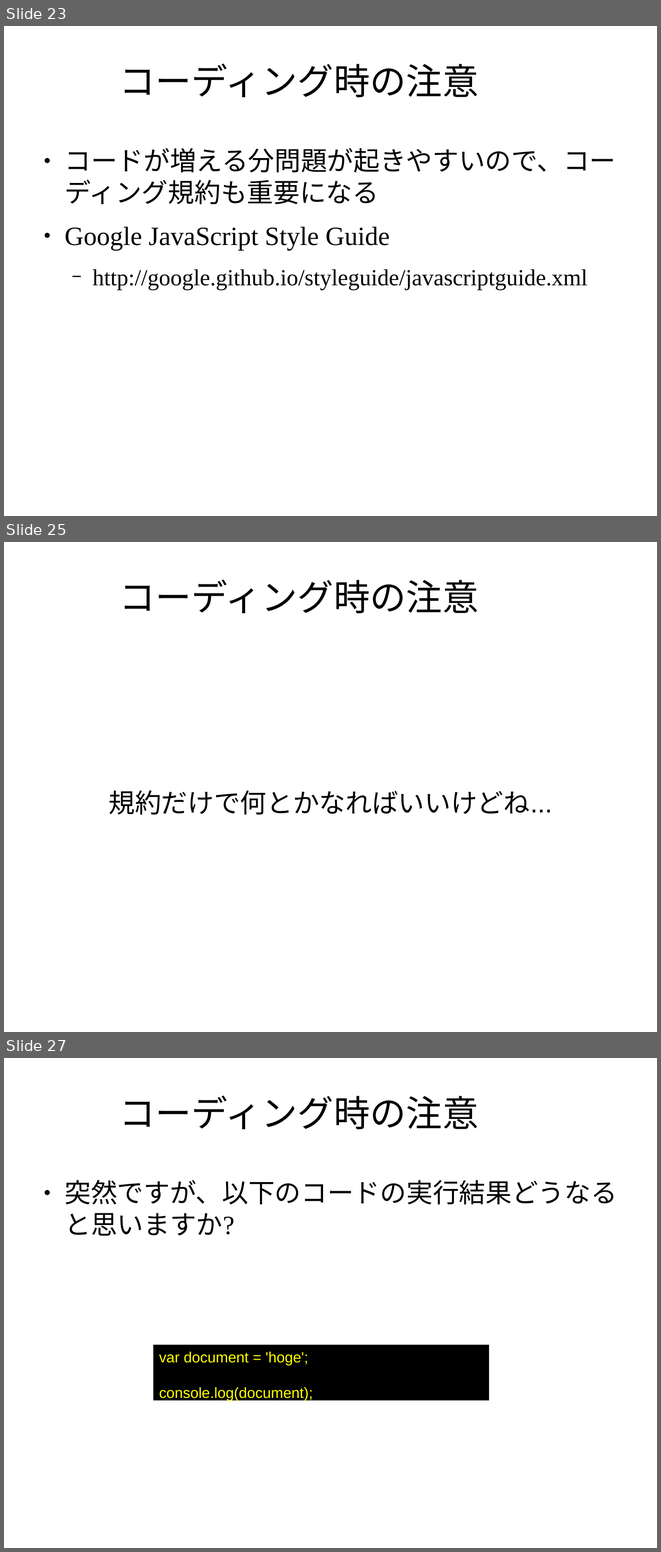
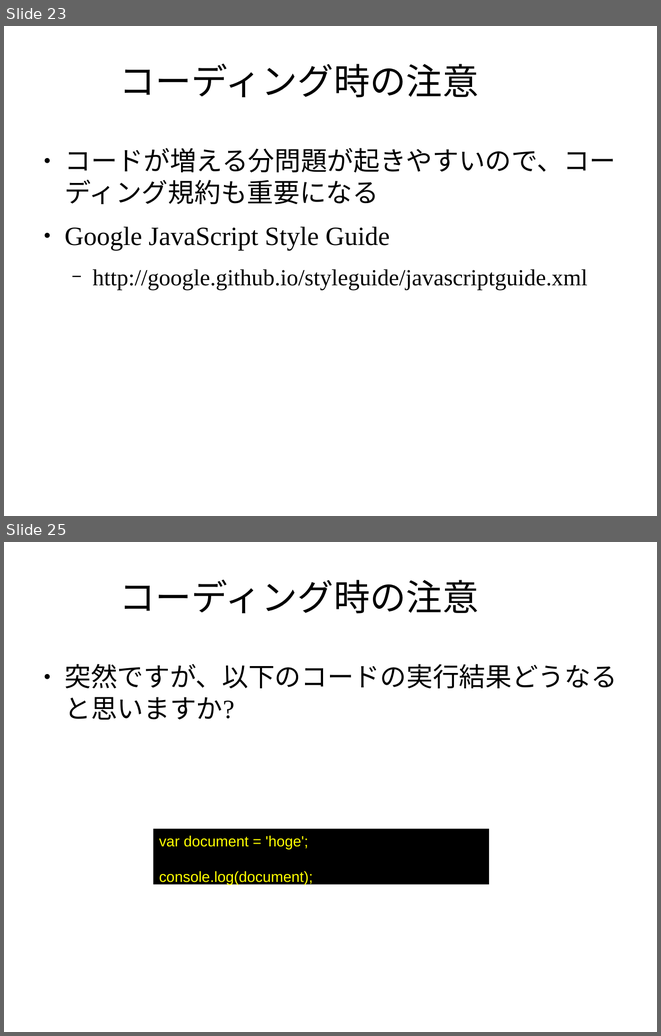
Before and after one commit to masakura/slides, a slide deck: html5jk#1/slide2.odp. Shown one above the other, each under a label of ours: slides 23, 25 and 27 before the commit, slides 23 and 25 after it; the slides between them are not shown. The pictures are 661x1552 and 661x1036 pixels, drawn with LibreOffice and Linux fonts; fonts in the diff are those of the drawing; background and template pictures are left out. Boxes give left, top, right and bottom in pixels: in the first picture for what was removed or moved away, otherwise in the second. Text is boxed around its words. In the diff, an @@ line names an element or a change of style, - is before the commit and + after.

```diff
--- a/html5jk#1/slide2.odp
+++ b/html5jk#1/slide2.odp
@@ slide 25 removed at <box>4,542,657,1032</box>, background picture (left out) @@
@@ title removed at <box>119,580,478,614</box> @@
-コーディング時の注意
@@ subtitle removed at <box>108,790,552,814</box> @@
-規約だけで何とかなればいいけどね...
@@ what was slide 27 is now slide 25 @@
```
Also in this commit, not shown: 4 slides changed, 3 slides added, 1 other slide removed.
